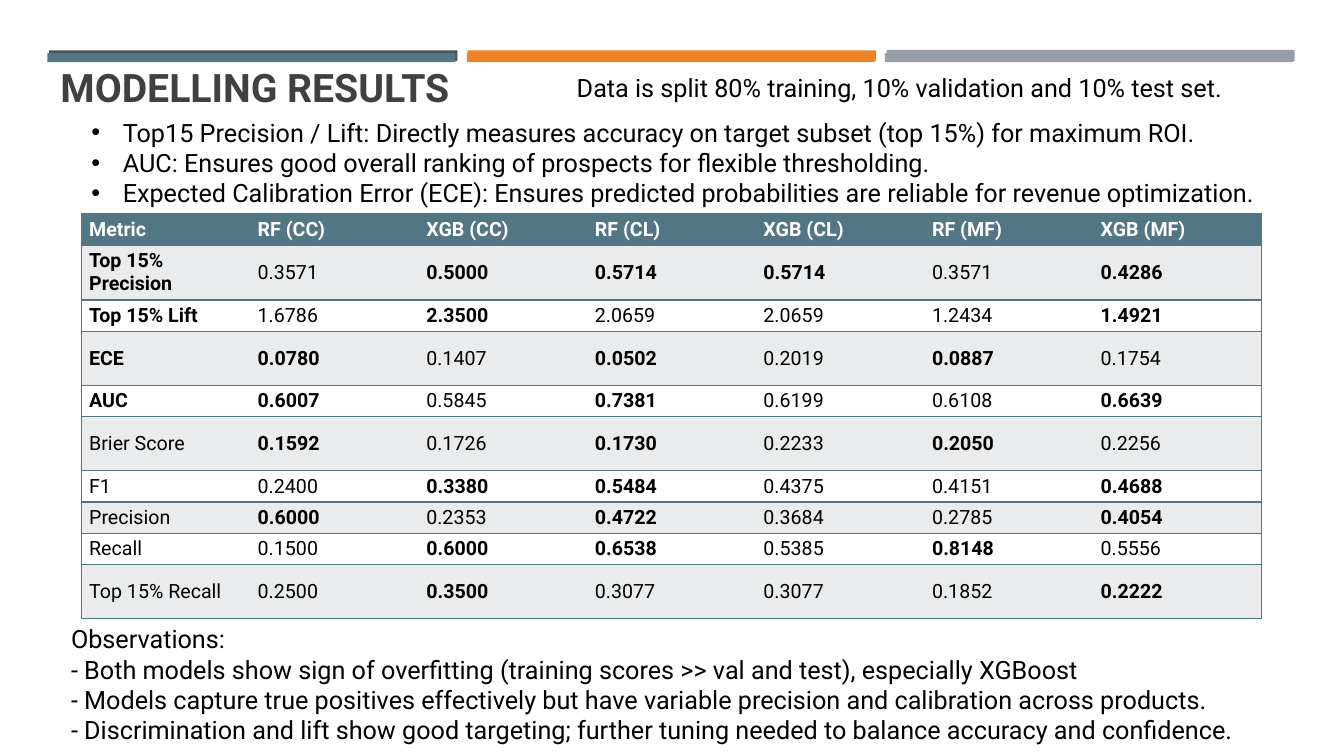
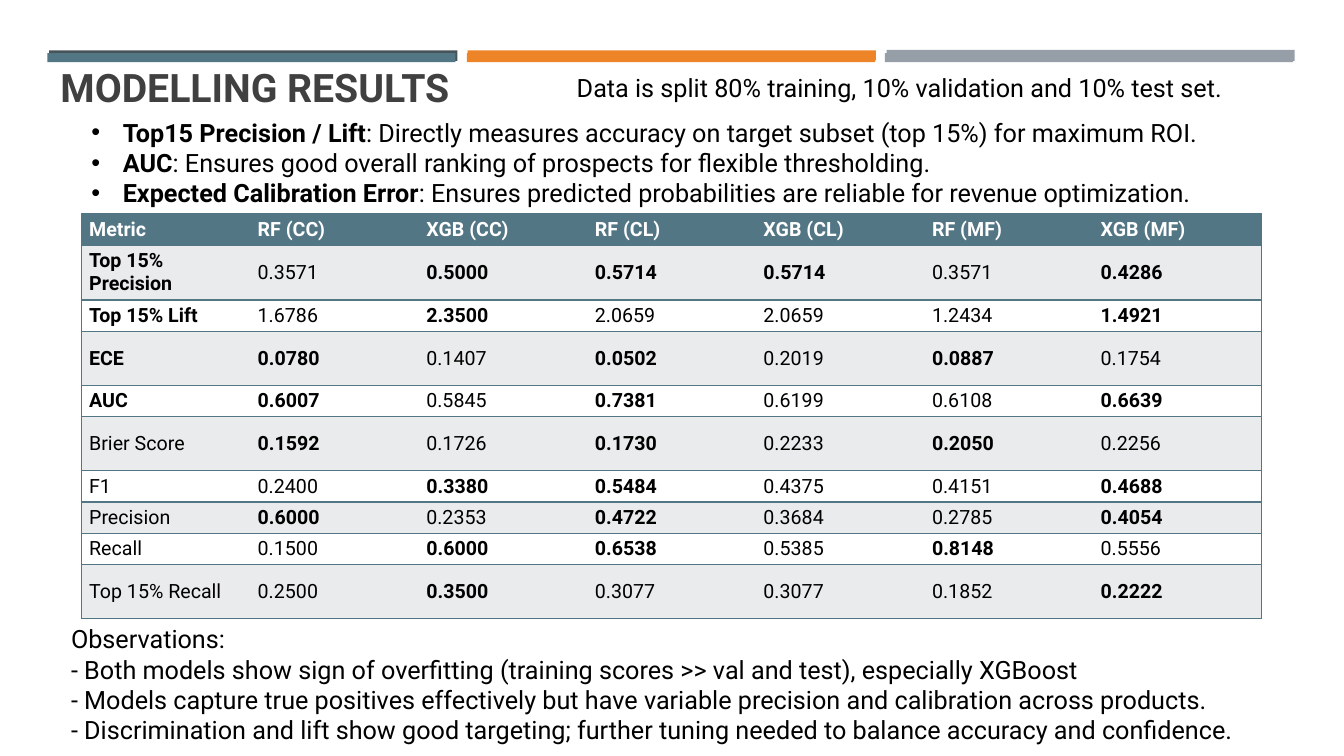
Before and after one commit to ngweixuan1/propensity_prediction, a slide deck: slide 7 of doc/documentation.pptx. Drawn at 1344x756 pixels with LibreOffice and Linux fonts; fonts in the diff are those of the drawing. Boxes give left, top, right and bottom in pixels: in the first picture for what was removed or moved away, otherwise in the second. Text is boxed around its words. In the diff, an @@ line names an element or a change of style, - is before the commit and + after.

```diff
--- a/doc/documentation.pptx
+++ b/doc/documentation.pptx
@@ text at box(123, 122, 1196, 178): bold on in "Top15 Precision / Lift:", "AUC:" @@
@@ text at box(123, 183, 1191, 207): text changed @@
-• Expected Calibration Error (ECE): Ensures predicted probabilities are reliable for revenue optimization.
+• Expected Calibration Error: Ensures predicted probabilities are reliable for revenue optimization.
```
